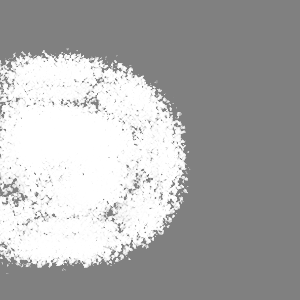
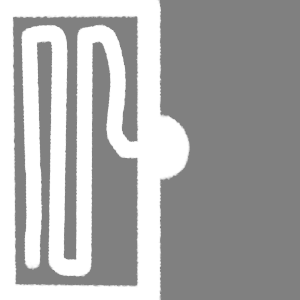
The second 300 × 300 image is a revision of the first. Changes to its layers:
added layer "crane" above "engine" over [0, 0, 191, 300]
hid "cabin" over [0, 47, 191, 274]
